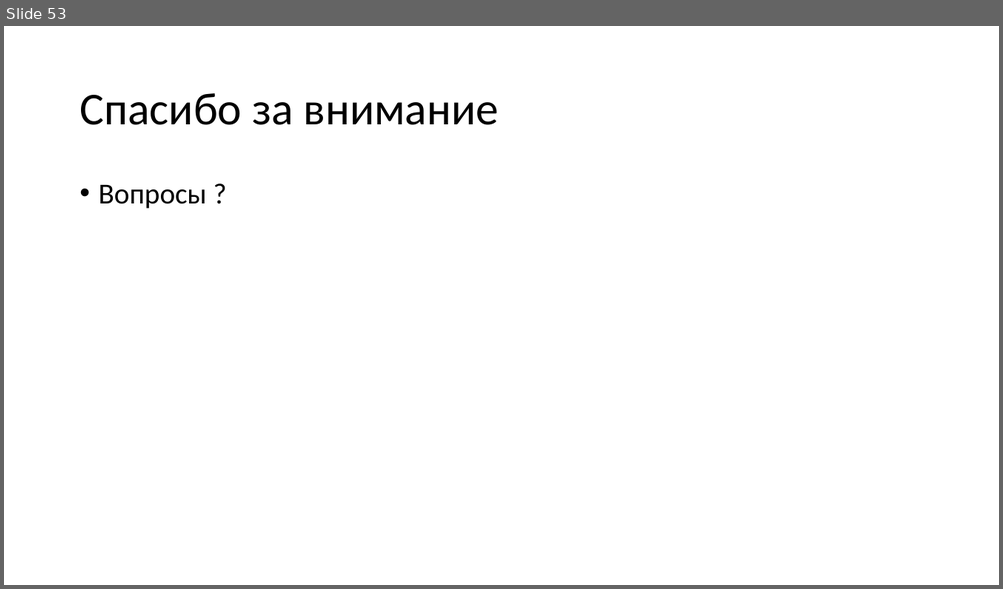
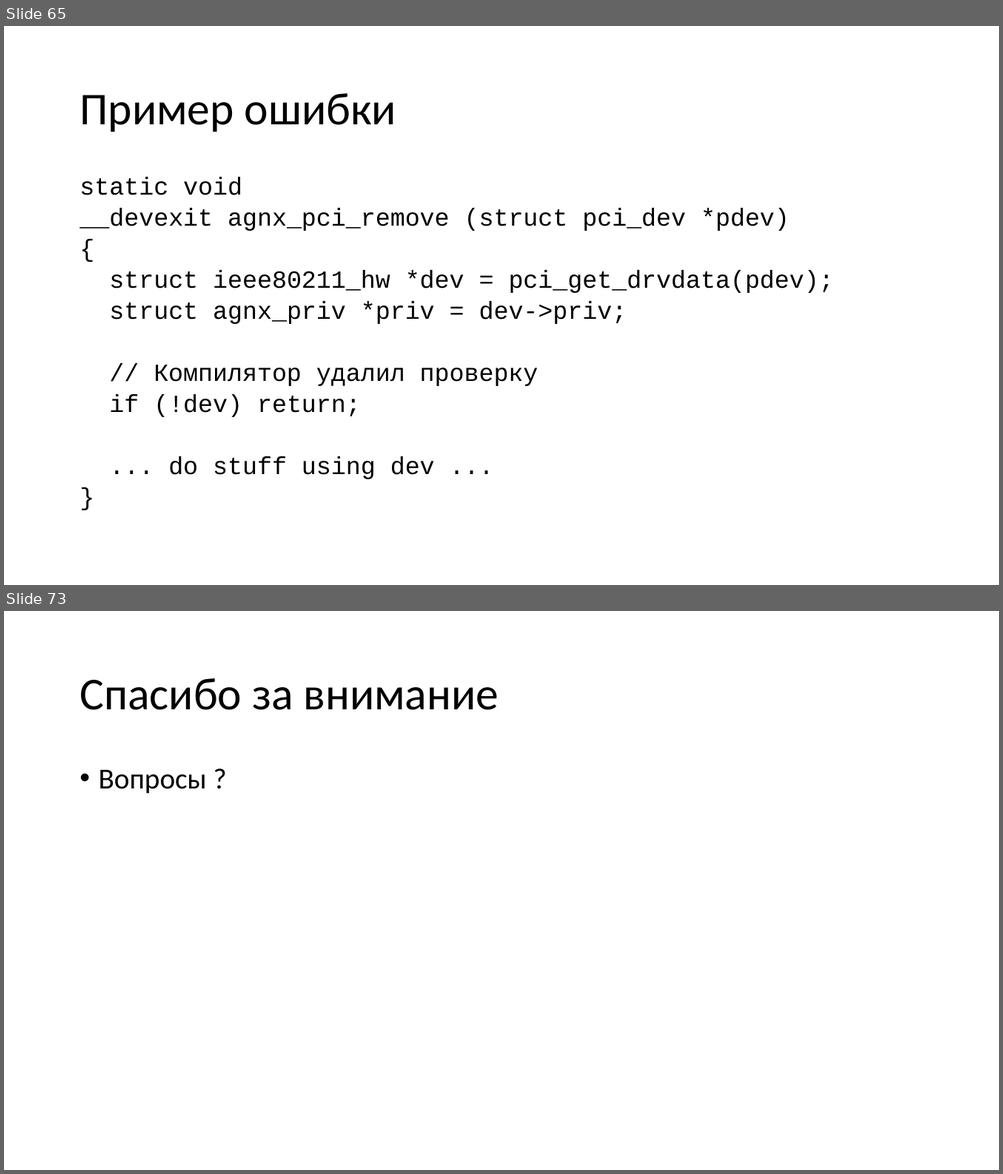
Before and after one commit to yugr/slides, a slide deck: CppZeroCost/2025/RU.pptx. Shown one above the other, each under a label of ours: slide 53 before the commit, slides 65 and 73 after it; the slides between them are not shown. The pictures are 1003x589 and 1003x1174 pixels, drawn with LibreOffice and Linux fonts; fonts in the diff are those of the drawing. Boxes give left, top, right and bottom in pixels: in the first picture for what was removed or moved away, otherwise in the second. Text is boxed around its words. In the diff, an @@ line names an element or a change of style, - is before the commit and + after.

```diff
--- a/CppZeroCost/2025/RU.pptx
+++ b/CppZeroCost/2025/RU.pptx
@@ slide 65 added at bbox=[4, 26, 999, 585], background #FFFFFF @@
@@ title added at bbox=[79, 93, 396, 132], 44 pt, text #000000 @@
+Пример ошибки
@@ text added at bbox=[79, 177, 834, 480], 23.8 pt, text #000000 @@
+static void
+__devexit agnx_pci_remove (struct pci_dev *pdev)
+{
+struct ieee80211_hw *dev = pci_get_drvdata(pdev);
+struct agnx_priv *priv = dev->priv;
+// Компилятор удалил проверку
+if (!dev) return;
+... do stuff using dev ...
+}
@@ what was slide 53 is now slide 73 @@
```
Also in this commit, not shown: 20 other slides added, 1 slide removed, 1 other file.
